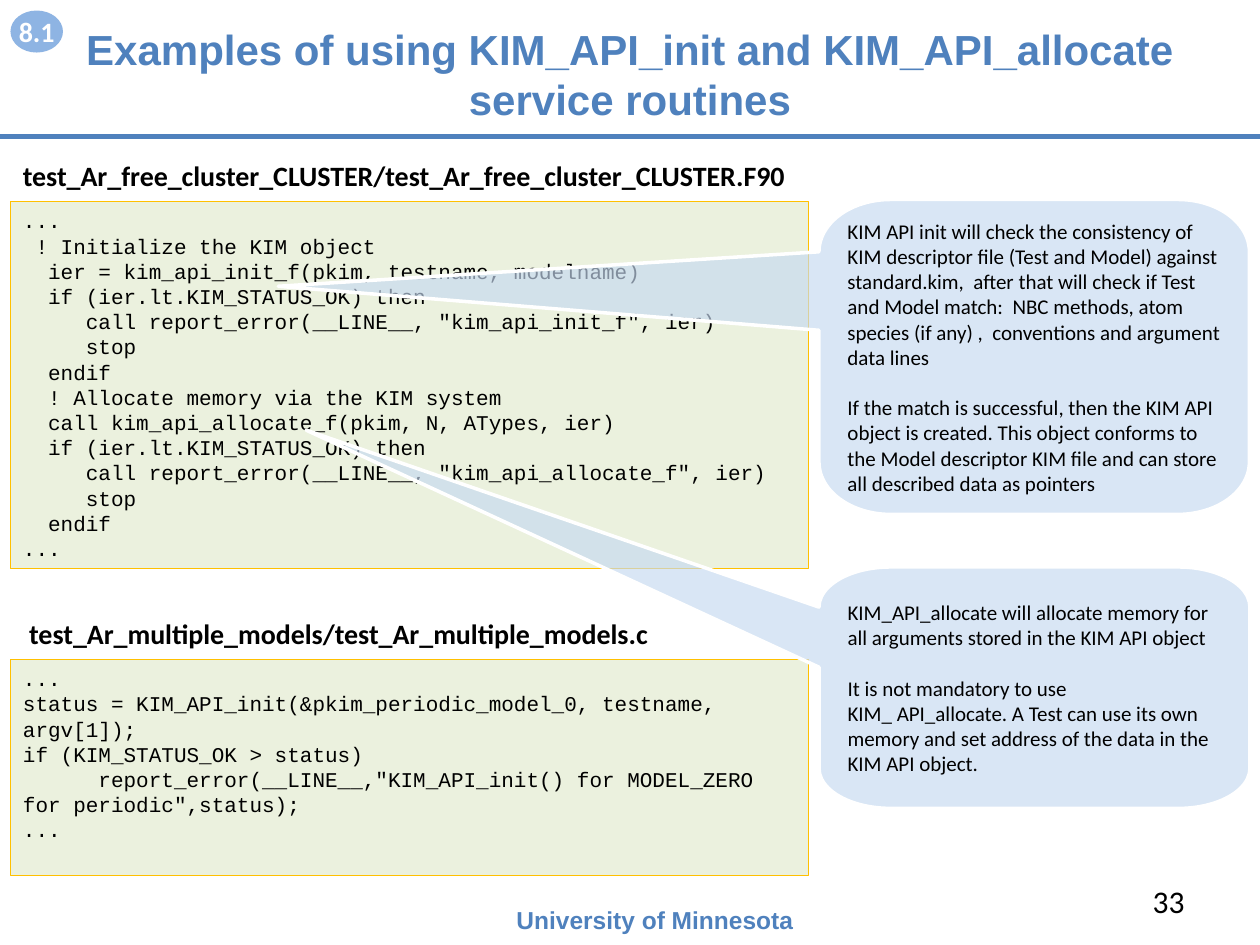
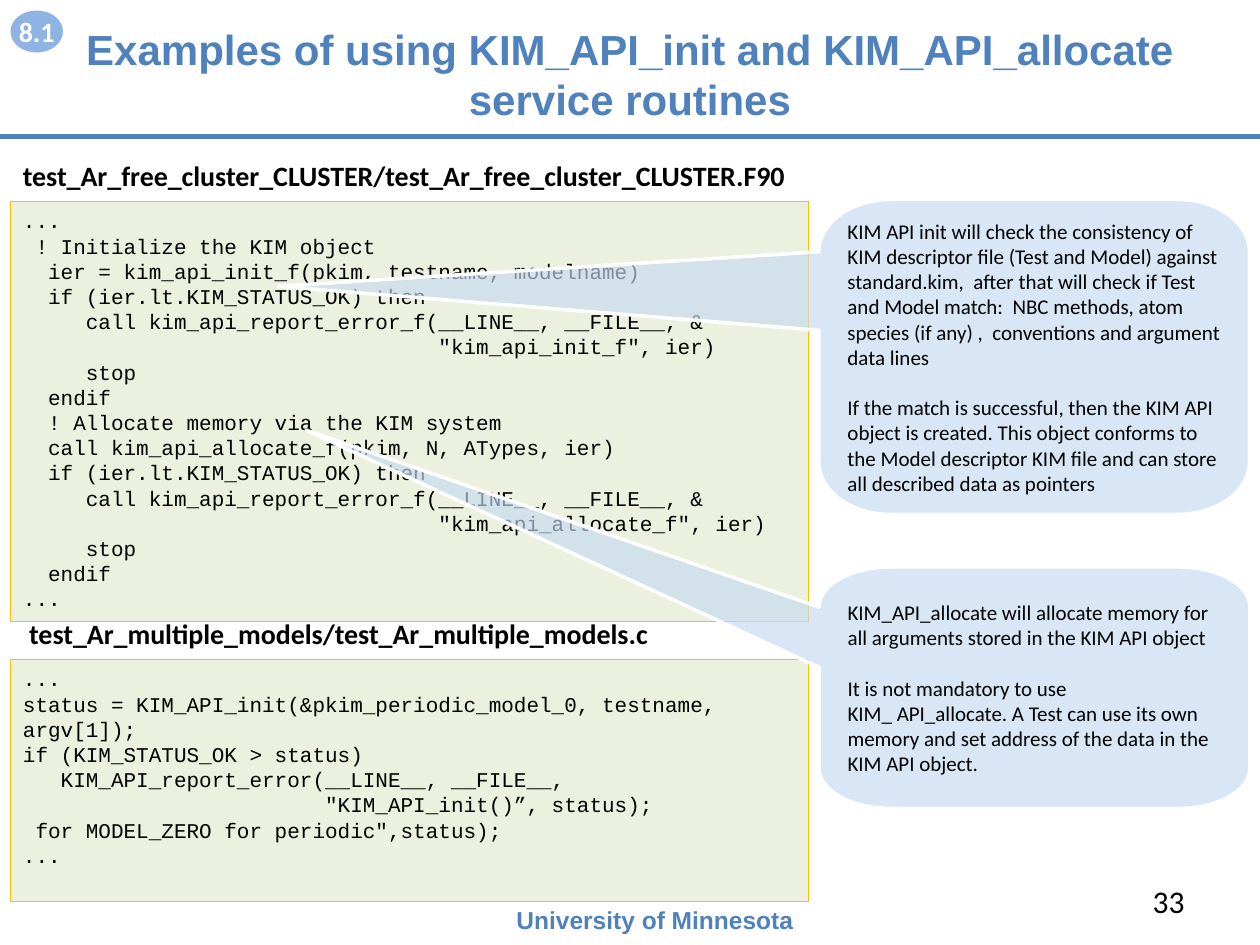
Before and after one commit to openkim/kim-api, a slide deck: slide 33 of DOCs/openkim-api-introduction.pptx. Drawn at 1260x945 pixels with LibreOffice and Linux fonts; fonts in the diff are those of the drawing. Boxes give left, top, right and bottom in pixels: in the first picture for what was removed or moved away, otherwise in the second. Text is boxed around its words. In the diff, an @@ line names an element or a change of style, - is before the commit and + after.

Commit message:
updated openkim-api-introduction.* to use KIM_API_report_error()

```diff
--- a/DOCs/openkim-api-introduction.pptx
+++ b/DOCs/openkim-api-introduction.pptx
@@ rectangle "..." resized from (x1=10, y1=202, x2=808, y2=568) to (x1=10, y1=202, x2=808, y2=621) @@
@@ text in rectangle at (x1=86, y1=314, x2=715, y2=359): text changed @@
-call report_error(__LINE__, "kim_api_init_f", ier)
+call kim_api_report_error_f(__LINE__, __FILE__, &
+"kim_api_init_f", ier)
@@ text in rectangle at (x1=86, y1=491, x2=765, y2=536): text changed @@
-call report_error(__LINE__, "kim_api_allocate_f", ier)
+call kim_api_report_error_f(__LINE__, __FILE__, &
+"kim_api_allocate_f", ier)
@@ rectangle "..." resized from (x1=10, y1=660, x2=808, y2=877) to (x1=10, y1=660, x2=808, y2=902) @@
@@ text in rectangle at (x1=36, y1=772, x2=653, y2=843): text changed @@
-report_error(__LINE__,"KIM_API_init() for MODEL_ZERO for periodic",status);
+KIM_API_report_error(__LINE__, __FILE__,
+"KIM_API_init()”, status);
+for MODEL_ZERO for periodic",status);
```
Also in this commit, not shown: 3 other slides changed, 1 other file.
